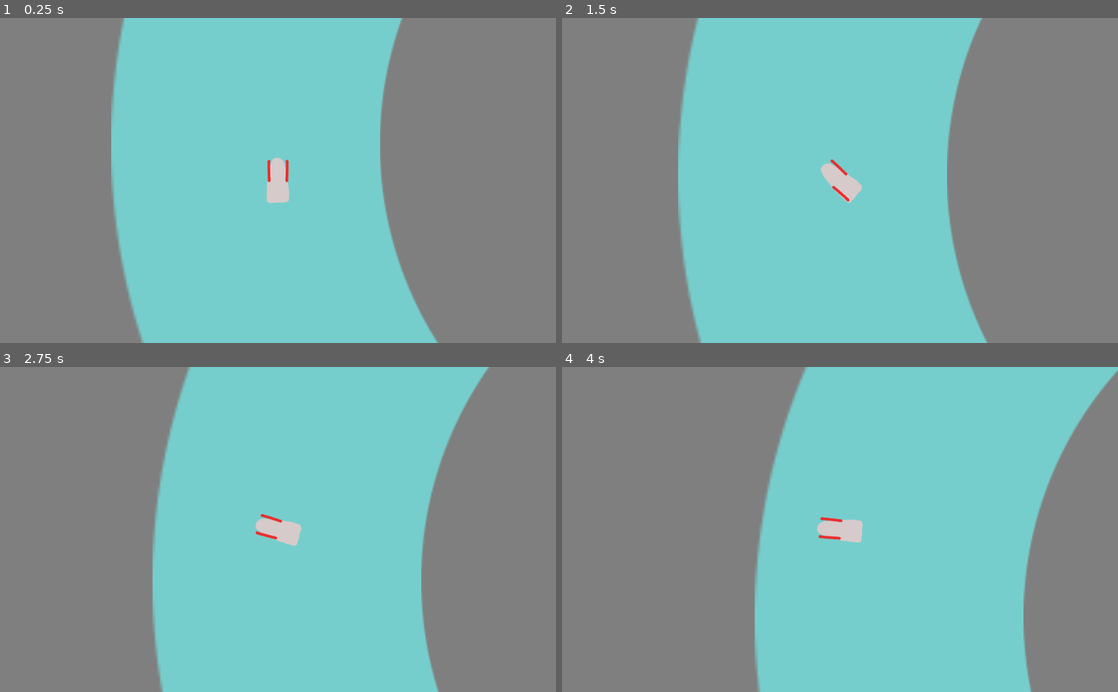
Above: before the commit, frames 1-4 (two rows, left to right).
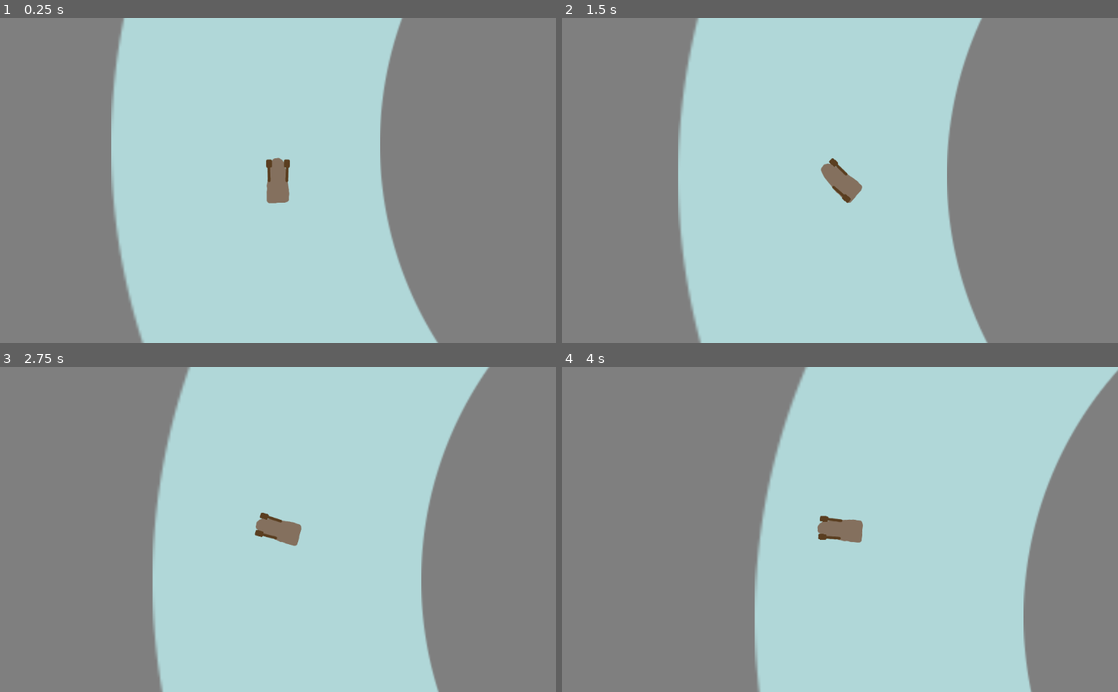
Above: after the commit, the same moments.

Repository: MilanVasko/Ludum-Dare-47
Game: Godot game, scene res://main.tscn
Two runs of this game, one before a commit and one after it. Both use one fixed random seed, a clock stepped at 60 frames per second and the inputs below.
Inputs:
- Up to frame 1 (0.25 s): no input
- Up to frame 2 (1.5 s): tap Enter at 0.5 s; hold Right (right) 0.53-1.28 s; hold Left (left) from 1.28 s (still down)
- Up to frame 3 (2.75 s): release Left (left) at 2.03 s; hold Right (right) from 2.03 s (still down)
- Up to frame 4 (4 s): release Right (right) at 3.53 s; hold Left (left) from 3.53 s (still down)

The runs differ from the first frame. In frame 1, 50% of the frame differs, in the area x 20-79%, y 0-100%; in frame 2, 49%; in frame 3, 50%; in frame 4, 50%, in the area x 34-100%, y 0-100%.

Commit message:
Play with the ugly graphics a bit

Diff:
--- a/boat/boat.gd
+++ b/boat/boat.gd
@@ -4,7 +4,7 @@
 onready var right_paddle = $RightPaddle
 var impulse = 1000
 
-func _physics_process(delta):
+func _physics_process(_delta):
 	var paddle = null
 	if Input.is_action_just_pressed("right"):
 		paddle = right_paddle
--- a/boat/boat.tscn
+++ b/boat/boat.tscn
@@ -17,14 +17,15 @@
 shape = SubResource( 1 )
 
 [node name="Sprite" type="Sprite" parent="."]
-modulate = Color( 0.847059, 0.796078, 0.796078, 1 )
+modulate = Color( 0.521569, 0.443137, 0.372549, 1 )
+position = Vector2( 0, 0.561234 )
 texture = ExtResource( 1 )
 
 [node name="LeftPaddle" parent="." instance=ExtResource( 3 )]
-modulate = Color( 0.92549, 0.176471, 0.176471, 1 )
+modulate = Color( 0.356863, 0.247059, 0.129412, 1 )
 position = Vector2( -25, 0 )
 
 [node name="RightPaddle" parent="." instance=ExtResource( 3 )]
-modulate = Color( 0.92549, 0.176471, 0.176471, 1 )
+modulate = Color( 0.356863, 0.247059, 0.129412, 1 )
 position = Vector2( 25, 0 )
 scale = Vector2( -1, 1 )
--- a/race_track/race_track.tscn
+++ b/race_track/race_track.tscn
@@ -19,7 +19,7 @@
 texture = ExtResource( 1 )
 
 [node name="Water" type="Sprite" parent="."]
-modulate = Color( 0.466667, 0.811765, 0.803922, 1 )
+modulate = Color( 0.694118, 0.847059, 0.85098, 1 )
 scale = Vector2( 6.89869, 6.89869 )
 texture = ExtResource( 1 )
 
Binary file changed: boat/paddle/paddle.png
Not shown, changed: boat/paddle/paddle.kra
